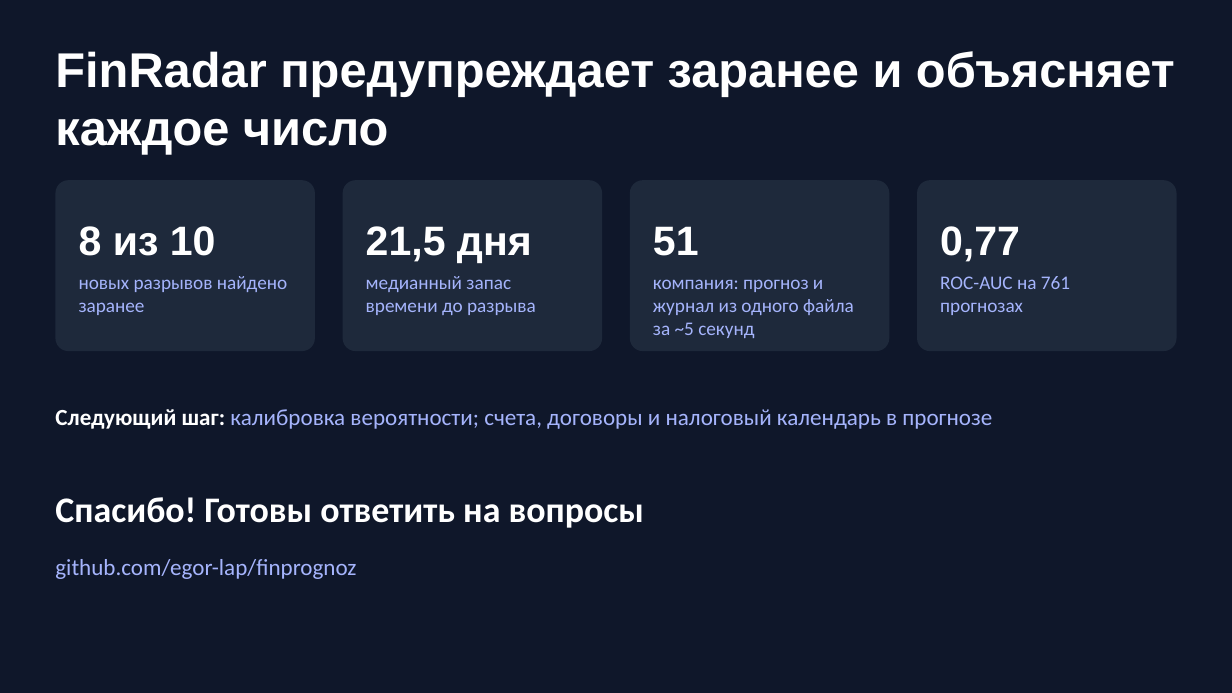
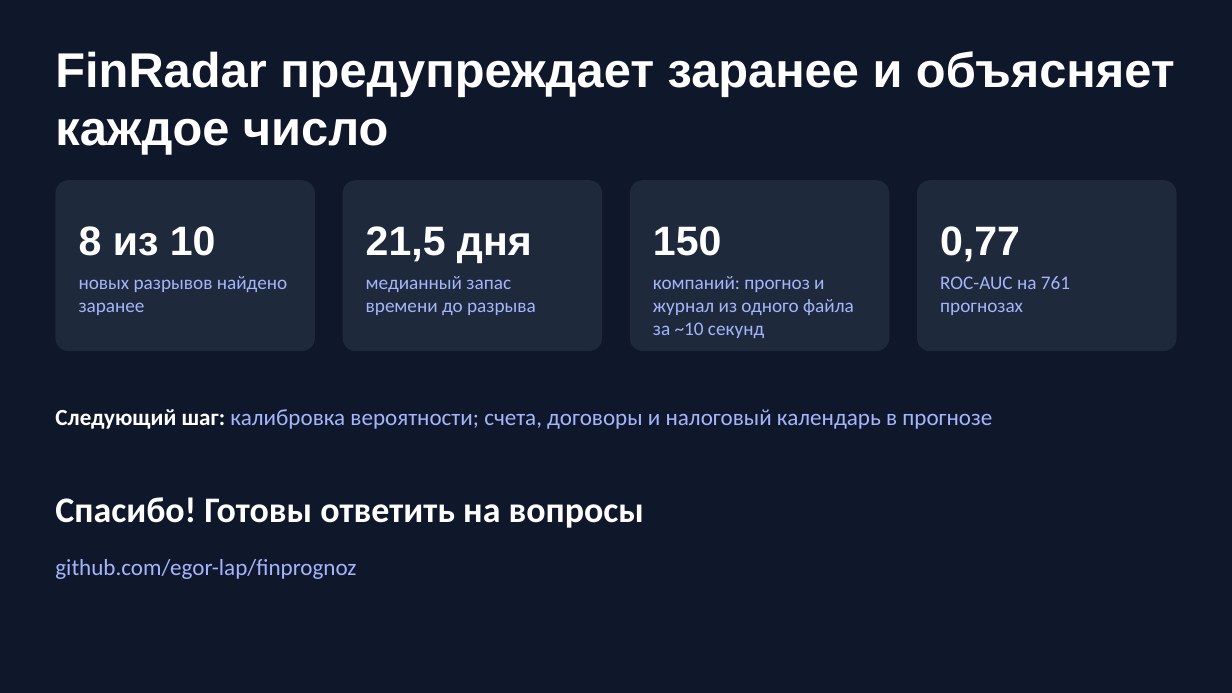
Before and after one commit to egor-lap/finprognoz, a slide deck: slide 9 of presentation/FinRadar.pptx. Drawn at 1232x693 pixels with LibreOffice and Linux fonts; fonts in the diff are those of the drawing. Boxes give left, top, right and bottom in pixels: in the first picture for what was removed or moved away, otherwise in the second. Text is boxed around its words. In the diff, an @@ line names an element or a change of style, - is before the commit and + after.

```diff
--- a/presentation/FinRadar.pptx
+++ b/presentation/FinRadar.pptx
@@ text at box(653, 226, 722, 256): text changed @@
-51
+150
@@ text at box(653, 276, 854, 338): text changed @@
-компания: прогноз и журнал из одного файла за ~5 секунд
+компаний: прогноз и журнал из одного файла за ~10 секунд
```
Also in this commit, not shown: 3 other slides changed.
